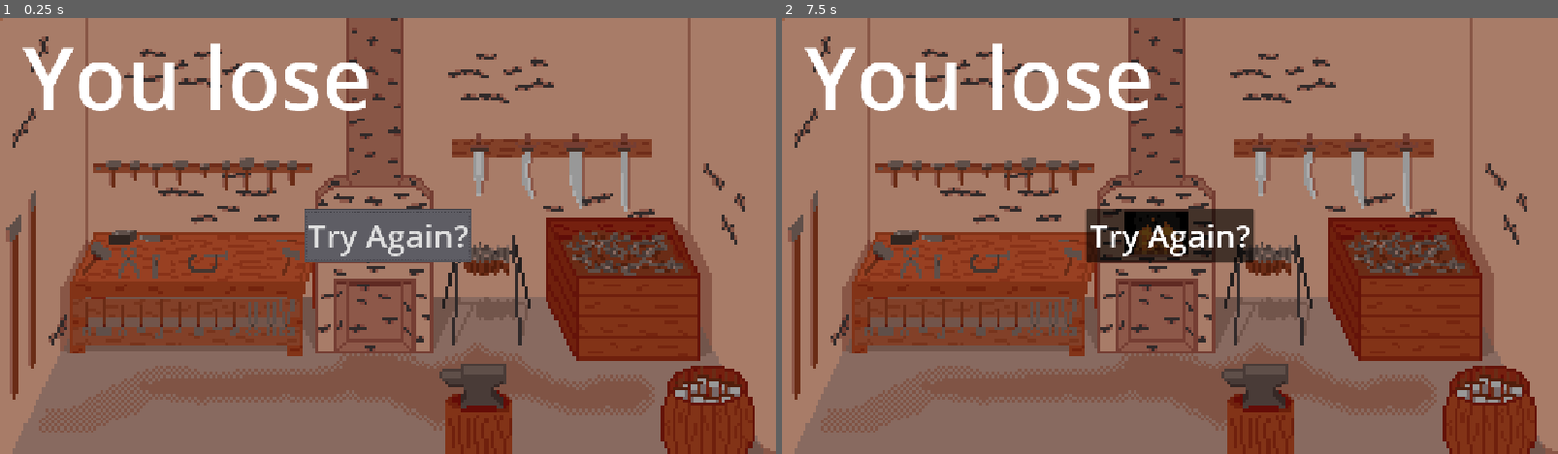
Above: before the commit, frames 1-2 (left to right).
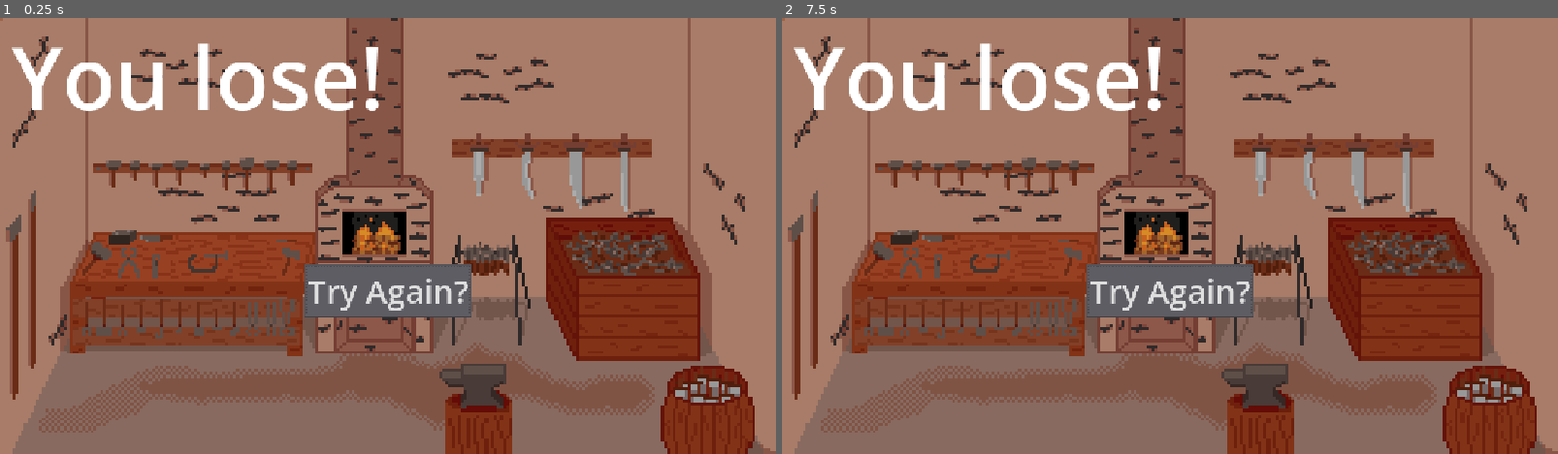
Above: after the commit, the same moments.

Repository: guillaumevpayet/mini-jame-gam-58
Game: Godot game, scene res://scenes/game_over_screen.tscn
Two runs of this game, one before a commit and one after it. Both use one fixed random seed, a clock stepped at 60 frames per second and the inputs below. This scene is started directly instead of the project's main scene.
Inputs (mouse positions are in pixels of both pictures, inside the frame that each line leads up to):
- Up to frame 1 (0.25 s): no input
- Up to frame 2 (7.5 s): click "Try Again?" at 0.5 s; click "Try Again?" at 1.25 s; click "Try Again?" at 2 s; tap Enter at 2.75, 4.25, 5.75 s; move the mouse to (1340, 214) at 2.77 s; click (1340, 214) at 2.92 s; tap Space at 3.5, 5, 6.5 s; drag from (1014, 257) to (1131, 323) at 3.52 s; move the mouse to (1247, 140) at 4.27 s; click (1247, 140) at 4.42 s; drag from (1131, 323) to (937, 170) at 5.02 s; move the mouse to (1402, 301) at 5.77 s; click (1402, 301) at 5.92 s; drag from (937, 170) to (1053, 127) at 6.52 s; move the mouse to (1208, 236) at 7.27 s; click (1208, 236) at 7.42 s

The runs differ from the first frame. In frame 1, 8.9% of the frame differs, in the area x 1-61%, y 5-69%; in frame 2, 8.5%.

Commit message:
Implemented the grade calculations.

Diff:
--- /dev/null
+++ b/resources/grade_sprite_frames.tres
@@ -0,0 +1,78 @@
+[gd_resource type="SpriteFrames" format=3 uid="uid://bfh6otvrjycid"]
+
+[ext_resource type="Texture2D" uid="uid://dgkv02o2dwij4" path="res://assets/grading letters.png" id="1_s1jqt"]
+
+[sub_resource type="AtlasTexture" id="AtlasTexture_6n75f"]
+atlas = ExtResource("1_s1jqt")
+region = Rect2(154, 6, 27, 32)
+
+[sub_resource type="AtlasTexture" id="AtlasTexture_0qd6s"]
+atlas = ExtResource("1_s1jqt")
+region = Rect2(111, 6, 19, 32)
+
+[sub_resource type="AtlasTexture" id="AtlasTexture_b6pdo"]
+atlas = ExtResource("1_s1jqt")
+region = Rect2(59, 6, 24, 32)
+
+[sub_resource type="AtlasTexture" id="AtlasTexture_n8w3r"]
+atlas = ExtResource("1_s1jqt")
+region = Rect2(16, 6, 18, 32)
+
+[sub_resource type="AtlasTexture" id="AtlasTexture_7dv60"]
+atlas = ExtResource("1_s1jqt")
+region = Rect2(206, 6, 20, 32)
+
+[sub_resource type="AtlasTexture" id="AtlasTexture_kjji3"]
+atlas = ExtResource("1_s1jqt")
+region = Rect2(244, 6, 41, 32)
+
+[resource]
+animations = [{
+"frames": [{
+"duration": 1.0,
+"texture": SubResource("AtlasTexture_6n75f")
+}],
+"loop": 1,
+"name": &"A",
+"speed": 5.0
+}, {
+"frames": [{
+"duration": 1.0,
+"texture": SubResource("AtlasTexture_0qd6s")
+}],
+"loop": 1,
+"name": &"B",
+"speed": 5.0
+}, {
+"frames": [{
+"duration": 1.0,
+"texture": SubResource("AtlasTexture_b6pdo")
+}],
+"loop": 1,
+"name": &"C",
+"speed": 5.0
+}, {
+"frames": [{
+"duration": 1.0,
+"texture": SubResource("AtlasTexture_n8w3r")
+}],
+"loop": 1,
+"name": &"D",
+"speed": 5.0
+}, {
+"frames": [{
+"duration": 1.0,
+"texture": SubResource("AtlasTexture_7dv60")
+}],
+"loop": 1,
+"name": &"S",
+"speed": 5.0
+}, {
+"frames": [{
+"duration": 1.0,
+"texture": SubResource("AtlasTexture_kjji3")
+}],
+"loop": 1,
+"name": &"SS",
+"speed": 5.0
+}]
--- a/scenes/game_over_screen.tscn
+++ b/scenes/game_over_screen.tscn
@@ -2,7 +2,9 @@
 
 [ext_resource type="Script" uid="uid://b3ly7o5gxd0b" path="res://scripts/game_over_screen.gd" id="1_iwahs"]
 [ext_resource type="Texture2D" uid="uid://ctuqkqphndxg3" path="res://assets/stone smithing room test.png" id="2_61w2s"]
+[ext_resource type="Material" uid="uid://br5r21fuvbhp0" path="res://resources/heatwave_shader_material.tres" id="3_cyfkl"]
 [ext_resource type="Theme" uid="uid://bv5pyfb4sv77p" path="res://resources/theme.tres" id="3_jw6e5"]
+[ext_resource type="SpriteFrames" uid="uid://bfh6otvrjycid" path="res://resources/grade_sprite_frames.tres" id="4_xx0b3"]
 
 [node name="GameOverScreen" type="Control" unique_id=1469725216]
 layout_mode = 3
@@ -30,11 +32,34 @@
 text = "You Lose!"
 horizontal_alignment = 1
 
+[node name="GradeContainer" type="Control" parent="." unique_id=438156704]
+anchors_preset = 0
+offset_left = 200.1
+offset_top = 144.045
+offset_right = 895.1
+offset_bottom = 361.04492
+
+[node name="Label" type="Label" parent="GradeContainer" unique_id=825053505]
+layout_mode = 0
+offset_right = 587.0
+offset_bottom = 175.0
+theme_override_font_sizes/font_size = 128
+text = "Grade:"
+horizontal_alignment = 1
+
+[node name="AnimatedSprite2D" type="AnimatedSprite2D" parent="GradeContainer" unique_id=412442714]
+material = ExtResource("3_cyfkl")
+position = Vector2(618.565, 57.79)
+scale = Vector2(5.095, 5.095)
+sprite_frames = ExtResource("4_xx0b3")
+animation = &"D"
+
 [node name="CenterContainer" type="CenterContainer" parent="." unique_id=1924227324]
 layout_mode = 1
 anchors_preset = 15
 anchor_right = 1.0
 anchor_bottom = 1.0
+offset_top = 164.0
 grow_horizontal = 2
 grow_vertical = 2
 
--- a/scripts/beat_interaction_effect.gd
+++ b/scripts/beat_interaction_effect.gd
@@ -26,7 +26,10 @@
 
 func play_miss() -> void:
 	stream = miss_sounds.pick_random()
-	play()
+
+	if is_inside_tree():
+		play()
+
 	_particles_finished = true
 
 
--- a/scripts/game_over_screen.gd
+++ b/scripts/game_over_screen.gd
@@ -1,23 +1,67 @@
 extends Control
 class_name GameOverScreen
+
+
+@onready var _animated_sprite: AnimatedSprite2D = $GradeContainer/AnimatedSprite2D
+@onready var _heatwave_material: Material = _animated_sprite.material
 
 
 signal restart_game
 
 
 var _win: bool
+var _grade: String
 
 
-func init(win: bool) -> void:
+func init(perfect_count: int, ok_count: int, miss_count: int, win: bool) -> void:
 	_win = win
+
+	if not win:
+		return
+
+	var total: int = perfect_count + ok_count + miss_count
+	var percentage_perfect: float = float(perfect_count) / total
+	var percentage_ok: float = float(ok_count) / total
+
+	if perfect_count == total:
+		_grade = "SS"
+	elif percentage_perfect >= 0.9 and percentage_ok <= 0.1 and miss_count == 0:
+		_grade = "S"
+	elif percentage_perfect >= 0.8 and miss_count == 0 or percentage_perfect >= 0.9:
+		_grade = "A"
+	elif percentage_perfect >= 0.7 and miss_count == 0 or percentage_perfect >= 0.8:
+		_grade = "B"
+	elif percentage_perfect >= 0.6:
+		_grade = "C"
+	else:
+		_grade = "D"
 
 
 func _ready() -> void:
-	if _win:
+	if not _win:
+		$Label.text = "You lose!"
+		$GradeContainer.visible = false
+	else:
 		$Label.text = "You win!"
-	else:
-		$Label.text = "You lose"
+		_animated_sprite.play(_grade)
 
+		match _grade:
+			"D":
+				_heatwave_material.set_shader_parameter("heat_level", 0)
+			"C":
+				_heatwave_material.set_shader_parameter("heat_level", 2)
+			"B":
+				_heatwave_material.set_shader_parameter("heat_level", 4)
+			"A":
+				_heatwave_material.set_shader_parameter("heat_level", 6)
+			"S":
+				_heatwave_material.set_shader_parameter("heat_level", 9)
+			"SS":
+				_heatwave_material.set_shader_parameter("heat_level", 12)
+
+
+func _process(_delta: float) -> void:
+	_heatwave_material.set_shader_parameter("time", Time.get_ticks_msec() / 1000.0)
 
 func _on_try_again_button_pressed() -> void:
 	restart_game.emit()
--- a/scripts/main_game_scene.gd
+++ b/scripts/main_game_scene.gd
@@ -13,7 +13,7 @@
 
 signal score_changed(score: int, minimum_target_score: int)
 signal combo_changed(combo: int)
-signal game_over(win: bool)
+signal game_over(perfect_count: int, ok_count: int, miss_count: int, win: bool)
 
 
 @onready var _audio_stream_player: AudioStreamPlayer2D = $AudioStreamPlayer2D
@@ -24,6 +24,9 @@
 var _miss_streak: int = 0
 var _combo: int = 0
 var _song_timings: Array[RhythmTimingWindow]
+var _perfect_count: int = 0
+var _ok_count: int = 0
+var _miss_count: int = 0
 
 func _ready() -> void:
 	score_changed.emit(_score, song.minimum_target_score)
@@ -57,13 +60,16 @@
 func _on_BeatMarker_score_obtained(score: int):
 	match score:
 		0:
+			_miss_count += 1
 			_miss_streak += 1
 			_combo = 0
 		1:
+			_ok_count += 1
 			_score += song.score_increase_for_low_hit * (1 + _combo)
 			_miss_streak = 0
 			_combo += 1
 		2:
+			_perfect_count += 1
 			_score += song.score_increase_for_high_hit * (1 + _combo)
 			_miss_streak = 0
 			_combo += 1
@@ -75,8 +81,8 @@
 	combo_changed.emit(_combo)
 
 	if _miss_streak >= miss_tolerance:
-		game_over.emit(false)
+		game_over.emit(_perfect_count, _ok_count, _miss_count, false)
 
 
 func _on_audio_stream_player_2d_finished() -> void:
-	game_over.emit(_score >= song.minimum_target_score)
+	game_over.emit(_perfect_count, _ok_count, _miss_count, _score >= song.minimum_target_score)
--- a/scripts/root_scene.gd
+++ b/scripts/root_scene.gd
@@ -28,9 +28,9 @@
 	title_screen.open_settings_menu.connect(_on_title_screen_open_settings_menu)
 	_replace_scene(title_screen)
 
-func _on_main_game_screen_game_over(win: bool) -> void:
+func _on_main_game_screen_game_over(perfect_count: int, ok_count: int, miss_count: int, win: bool) -> void:
 	var game_over_screen: GameOverScreen = game_over_screen_scene.instantiate()
-	game_over_screen.init(win)
+	game_over_screen.init(perfect_count, ok_count, miss_count, win)
 	game_over_screen.restart_game.connect(_on_game_over_screen_restart_game)
 	_replace_scene(game_over_screen)
 
